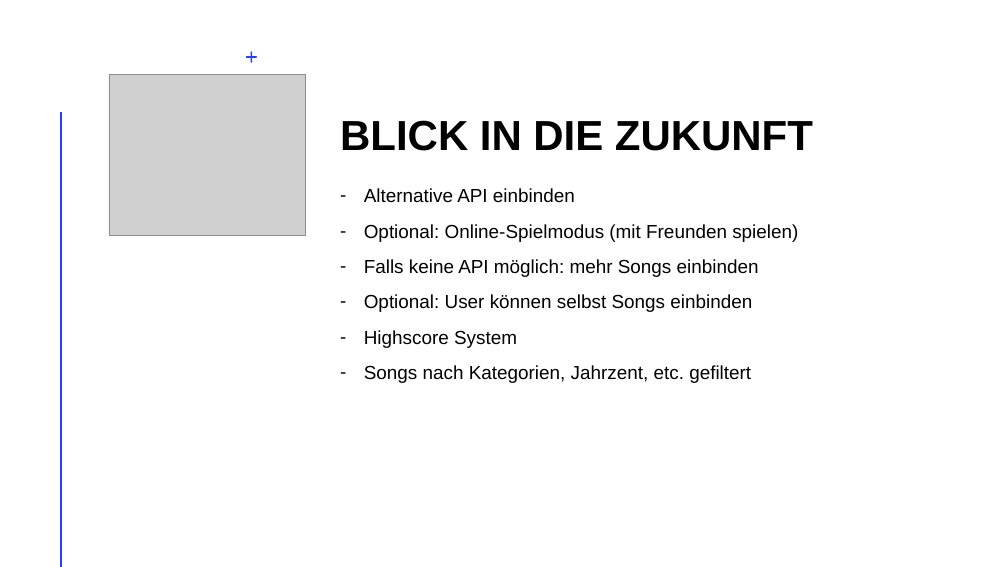
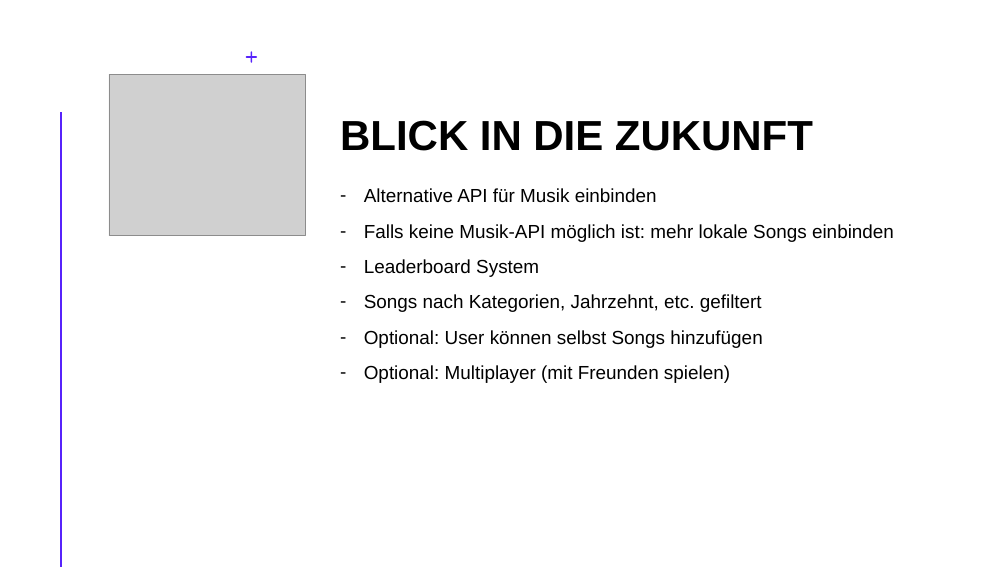
Before and after one commit to Sodentix/Melodia, a slide deck: slide 9 of Projektunterlagen/999_Zwischenpräsentationen/999_Zwischenpräsentation/999_Zwischenpräsentation/1. Zwischenpräsentation/Zwischenpräsentation Melodia am 12.11.2025.pptx. Drawn at 1008x567 pixels with LibreOffice and Linux fonts; fonts in the diff are those of the drawing; grey boxes stand for pictures. Boxes give left, top, right and bottom in pixels: in the first picture for what was removed or moved away, otherwise in the second. Text is boxed around its words. In the diff, an @@ line names an element or a change of style, - is before the commit and + after.

Commit message:
Update Melodia presentation for 12.11.2025
Changes include updated slides and text.

```diff
--- a/Projektunterlagen/999_Zwischenpräsentationen/999_Zwischenpräsentation/999_Zwischenpräsentation/1. Zwischenpräsentation/Zwischenpräsentation Melodia am 12.11.2025.pptx
+++ b/Projektunterlagen/999_Zwischenpräsentationen/999_Zwischenpräsentation/999_Zwischenpräsentation/1. Zwischenpräsentation/Zwischenpräsentation Melodia am 12.11.2025.pptx
@@ freeform shape at (246,51,257,63): fill #243FFF to #5723FB @@
@@ line (61, 113) - (61, 567): stroke #FF9022 2 pt to #42E0BA 2 pt @@
@@ text at (364,188,894,383): text changed @@
-– Alternative API einbinden
-– Optional: Online-Spielmodus (mit Freunden spielen)
-– Falls keine API möglich: mehr Songs einbinden
-– Optional: User können selbst Songs einbinden
-– Highscore System
-– Songs nach Kategorien, Jahrzent, etc. gefiltert
+– Alternative API für Musik einbinden
+– Falls keine Musik-API möglich ist: mehr lokale Songs einbinden
+– Leaderboard System
+– Songs nach Kategorien, Jahrzehnt, etc. gefiltert
+– Optional: User können selbst Songs hinzufügen
+– Optional: Multiplayer (mit Freunden spielen)
```
Also in this commit, not shown: 13 other slides changed, 1 slide removed.
